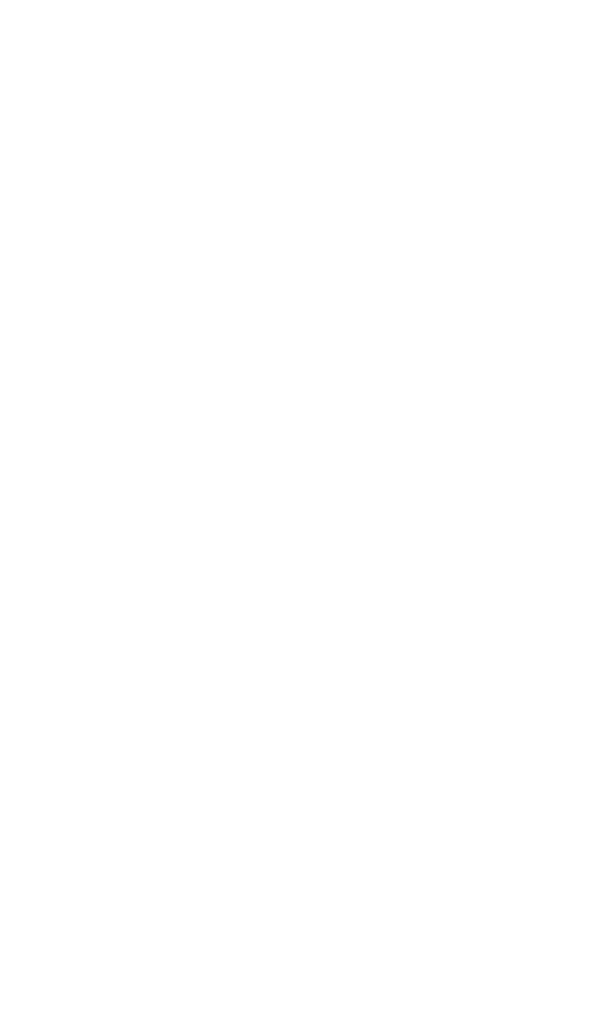
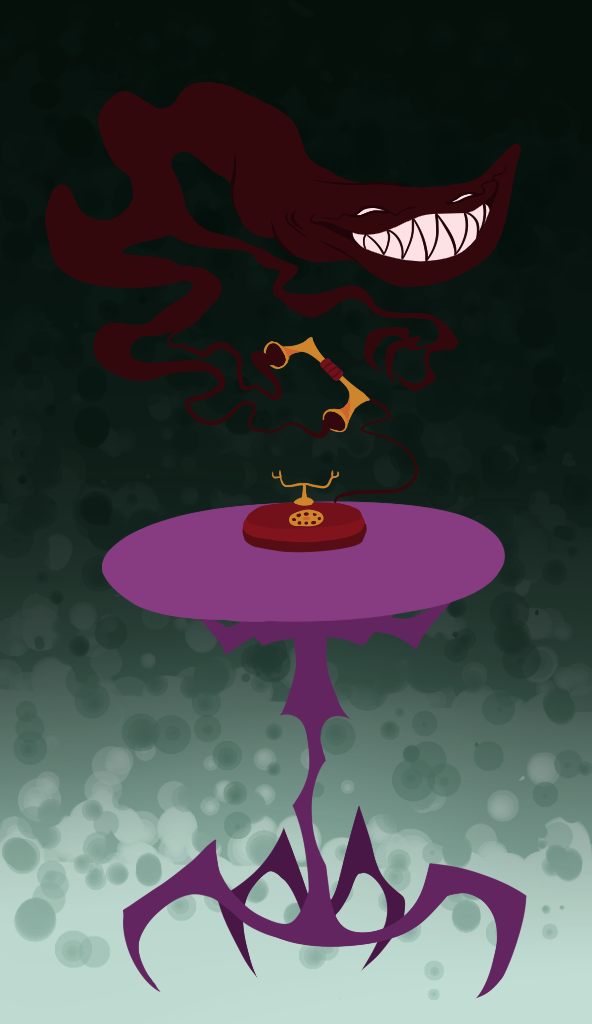
Revision of a layered 592 x 1024 image; what changed, layer by layer:
added layer "Layer19" above "Layer18" over [166, 163, 508, 392]
added layer "Layer18" above "Layer17" over [45, 81, 522, 439]
added layer "Layer17" above "Layer14" over [241, 336, 419, 553]
added layer "Layer14" above "Layer15" over [101, 501, 506, 623]
added layer "Layer15" above "Layer16" over [122, 585, 527, 999]
added layer "Layer16" above "Layer13" over [217, 805, 406, 1001]
added layer "Layer13" (87%) above "Layer12" over [0, 0, 592, 1024]
added layer "Layer12" above "Layer11" over [0, 0, 592, 322]
added layer "Layer11" above "Layer10" over [0, 0, 592, 453]
added layer "Layer10" above "Layer9" over [0, 0, 592, 527]
added layer "Layer9" above "Layer8" over [0, 0, 592, 684]
added layer "Layer8" above "Layer7" over [0, 0, 592, 840]
added layer "Layer7" above "Background" over [0, 0, 592, 1001]
painted on "Background" over [0, 0, 592, 1024]
